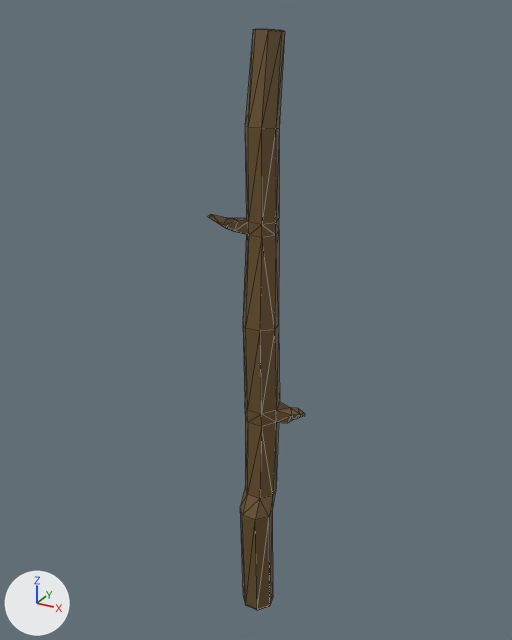
A saved change to the FBX model Assets/GameAssets/Sticks/stick1-thicc.fbx.
Both versions are drawn from a 50 mm lens placed at (0.268, -0.493, 0.562), pointed at (-0.008, 0.01, 0.311). Every picture has the same lights, and +X, +Y and +Z are marked at lower left. Mesh edges are drawn as thin lines.

Script lines for the objects in view, before the commit:
```python
me_cylinder_002 = bpy.data.meshes.new('Cylinder.002')
me_cylinder_002.from_pydata(...)  # 108 vertices, 212 faces; spans x -0.03..0.036, y -0.032..0.027, z 0.0..0.548
# faces by material slot: [202, 10]
me_cylinder_002.materials.append(mat_stick)  # brown #6b532d
me_cylinder_002.materials.append(mat_log_inside)  # brown #c69a7d
ob_stick1_thicc = bpy.data.objects.new('Stick1-Thicc', me_cylinder_002)
ob_stick1_thicc.location = (0.0, 0.0, 0.0)
```
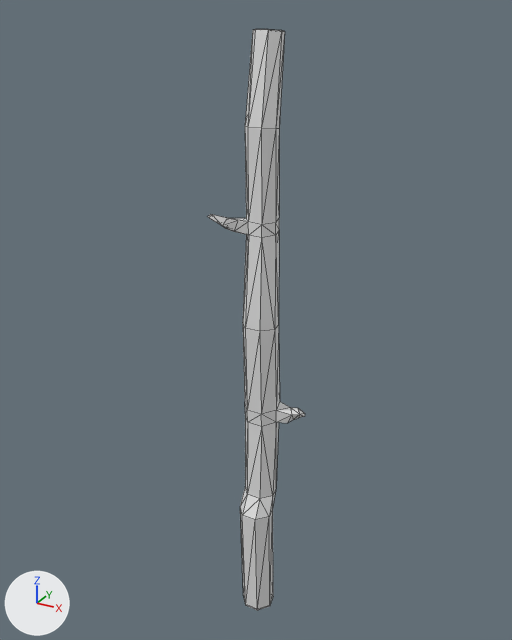
Boxes (x1, y1, x2, y2) around the edits, measured in the pictures (512 x 640 px):
part 1 of me_cylinder_002, recoloured (brown to grey): (208, 29, 305, 610) in both

The edits, one by one:
me_cylinder_002 has 108 vertices, 212 faces and spans x -0.03..0.036, y -0.032..0.027, z 0.0..0.548.
me_cylinder_002 is used by ob_stick1_thicc; location (0.0, 0.0, 0.0).
me_cylinder_002 no longer uses material mat_log_inside (brown #c69a7d).
me_cylinder_002 part 1: all 202 faces that had it switch from mat_stick (brown #6b532d) to no material.
